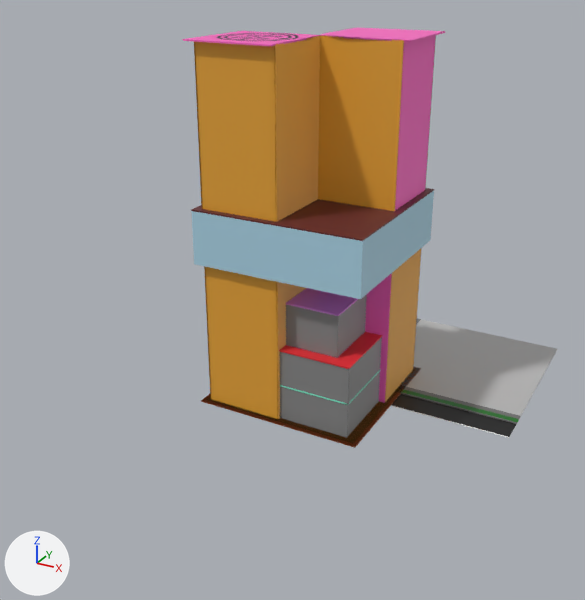
Renders of the glTF model glbxcity/StreetBlock.v1.gltf from each side of a commit.
Both versions are drawn from a 50 mm lens placed at (253.0, -498.0, 318.0), pointed at (-5.0, -27.0, 82.0). Every picture has the same lights, and +X, +Y and +Z are marked at lower left. Where no turn or scale is listed for an object, it has been applied to the vertices. Vertices at the same position are counted once.

The first picture shows 'Cube.003', 'Cube.005', 'Cube.006', 'Cube.009', 'Street.Center.001', 'floor.003', 'floor.004', 'floor.005', 'wall.x.p.006', 'wall.x.p.007', 'wall.x.p.008', 'wall.y.n.001', 'wall.y.n.006', 'wall.y.n.007', 'wall.y.n.008'.
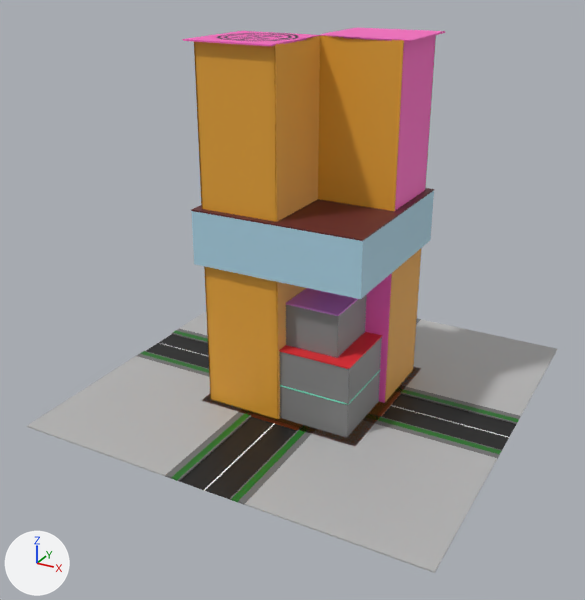
The change, as a list of edits to the scene's bpy script:
```text
Change me_cube_004:
    where me_cube_004.from_pydata(...)  # 510 vertices, 1016 faces; spans x -64.0..64.0, y -2.5..2.5, z -0.5..0.5
    me_cube_004 part 1: the loose piece of 510 vertices spanning x -64.0..64.0, y -2.5..2.5, z -0.5..0.5 is copied, and the copy is mirrored in x about its middle, then moved by (-179.0, 0.0, 0.0); it spans x -243.0..-115.0, y -2.5..2.5, z -0.5..0.5
    me_cube_004 part 2: the loose piece of 510 vertices spanning x -64.0..64.0, y -2.5..2.5, z -0.5..0.5 is copied, and the copy is mirrored in y about its middle, then moved by (0.0, -46.0, 0.0); it spans x -64.0..64.0, y -48.5..-43.5, z -0.5..0.5
    me_cube_004 part 3: the loose piece of 510 vertices spanning x -64.0..64.0, y -2.5..2.5, z -0.5..0.5 is copied, and the copy is turned -180 degrees about the z axis through its middle, then moved by (-179.0, -46.0, 0.0); it spans x -243.0..-115.0, y -48.5..-43.5, z -0.5..0.5
Change me_cube_005:
    where me_cube_005.from_pydata(...)  # 510 vertices, 1016 faces; spans x -2.5..2.5, y -64.0..64.0, z -0.5..0.5
    me_cube_005 part 4: the loose piece of 510 vertices spanning x -2.5..2.5, y -64.0..64.0, z -0.5..0.5 is copied, and the copy is mirrored in y about its middle, then moved by (0.0, -179.0, 0.0); it spans x -2.5..2.5, y -243.0..-115.0, z -0.5..0.5
    me_cube_005 part 5: the loose piece of 510 vertices spanning x -2.5..2.5, y -64.0..64.0, z -0.5..0.5 is copied, and the copy is turned 180 degrees about the z axis through its middle, then moved by (46.0, -179.0, 0.0); it spans x 43.5..48.5, y -243.0..-115.0, z -0.5..0.5
Change me_cube_006:
    where me_cube_006.from_pydata(...)  # 8 vertices, 12 faces; spans x -64.0..64.0, y -2.5..2.5, z -0.5..0.5
    me_cube_006 part 6: a new loose piece, a box spanning x -243.0..-115.0, y -2.5..2.5, z -0.5..0.5, in mat_sidewalk (dark grey #6e6e6e)
    me_cube_006 part 7: a new loose piece, a box spanning x -64.0..64.0, y -58.5..-53.5, z -0.5..0.5, in mat_sidewalk (dark grey #6e6e6e)
    me_cube_006 part 8: a new loose piece, a box spanning x -243.0..-115.0, y -58.5..-53.5, z -0.5..0.5, in mat_sidewalk (dark grey #6e6e6e)
Change me_cube_007:
    where me_cube_007.from_pydata(...)  # 8 vertices, 12 faces; spans x -2.5..2.5, y -61.5..61.5, z -0.5..0.5
    me_cube_007 part 9: a new loose piece, a box spanning x -2.5..2.5, y -245.5..-122.5, z -0.5..0.5, in mat_sidewalk (dark grey #6e6e6e)
    me_cube_007 part 10: a new loose piece, a box spanning x -58.5..-53.5, y -245.5..-122.5, z -0.5..0.5, in mat_sidewalk (dark grey #6e6e6e)
Change me_cube_011:
    where me_cube_011.from_pydata(...)  # 8 vertices, 12 faces; spans x -61.5..61.5, y -61.5..61.5, z -0.5..0.5
    me_cube_011 part 11: a new loose piece, a box spanning x -61.5..61.5, y -245.5..-122.5, z -0.5..0.5, in mat_land_desert (grey #b8b8b8)
    me_cube_011 part 12: a new loose piece, a box spanning x -245.5..-122.5, y -245.5..-122.5, z -0.5..0.5, in mat_land_desert (grey #b8b8b8)
Change me_plane_009:
    where me_plane_009.from_pydata(...)  # 4 vertices, 2 faces; spans x -9.5..9.5, y -64.0..64.0, z 0.0
    verts and faces of me_plane_009; kept vertices keep their numbers, new ones are numbered from 4
    me_plane_009 part 13: the loose piece of 4 vertices spanning x -9.5..9.5, y -64.0..64.0, z 0.0 is copied, and the copy is moved by (-20.0, -179.0, 0.0); it spans x -29.5..-10.5, y -243.0..-115.0, z 0.0
    me_plane_009 part 14
    add verts[4] = (-29.5, -64.0, 0.0)
    add verts[5] = (-29.5, 64.0, 0.0)
    add verts[6] = (-9.5, -115.0, 0.0)
    add verts[7] = (-9.5, -243.0, 0.0)  # pixel (204, 490)
    add for new, old in zip([*range(8, 12)], [*range(4, 8)]): verts[new] = verts[old] + (19.0, 0.0, 0.0)
    add faces += [(5, 8, 9), (4, 8, 5), (6, 7, 11), (6, 11, 10)]
Change me_plane_007:
    where me_plane_007.from_pydata(...)  # 4 vertices, 2 faces; spans x -64.0..64.0, y -9.5..9.5, z 0.0
    verts and faces of me_plane_007; kept vertices keep their numbers, new ones are numbered from 4
    me_plane_007 part 15: the loose piece of 4 vertices spanning x -64.0..64.0, y -9.5..9.5, z 0.0 is copied, and the copy is moved by (-179.0, -20.0, 0.0); it spans x -243.0..-115.0, y -29.5..-10.5, z 0.0
    me_plane_007 part 16
    add verts[4] = (-243.0, -9.5, 0.0)  # pixel (158, 342)
    add verts[5] = (-243.0, 9.5, 0.0)  # pixel (171, 334)
    add verts[6] = (-64.0, -10.5, 0.0)
    add verts[7] = (-64.0, -29.5, 0.0)
    add for new, old in zip([*range(8, 12)], [*range(4, 8)]): verts[new] = verts[old] + (128.0, 0.0, 0.0)
    add faces += [(5, 8, 9), (4, 8, 5), (6, 7, 11), (6, 11, 10)]
```

Pixel boxes (x1, y1, x2, y2) of what changed, in the pictures (585 x 600 px):
'Cube.009', reshaped
    before: (401, 319, 557, 416)
    after: (27, 312, 557, 573)
'Street.Center.001', reshaped
    before: (392, 394, 516, 437)
    after: (146, 334, 516, 450)
'Plane.002', reshaped (not visible before)
    after: (179, 417, 297, 500)
'Cube.005', reshaped
    before: (398, 385, 521, 419)
    after: (137, 328, 521, 459)
'Cube.003', reshaped
    before: (397, 388, 519, 422)
    after: (140, 331, 519, 455)
'Cube.004', reshaped (not visible before)
    after: (171, 412, 310, 502)
'Cube.006', reshaped
    before: (416, 319, 421, 324)
    after: (165, 319, 421, 505)
part 1 of me_cube_004, added
    after: (173, 331, 208, 342)
part 2 of me_cube_004, added
    after: (367, 414, 501, 455)
part 3 of me_cube_004, added
    after: (140, 351, 209, 373)
part 4 of me_cube_005, added
    after: (171, 412, 250, 481)
part 5 of me_cube_005, added
    after: (231, 425, 310, 502)
part 6 of me_cube_006, added
    after: (176, 328, 208, 339)
part 7 of me_cube_006, added
    after: (364, 417, 499, 459)
part 8 of me_cube_006, added
    after: (137, 354, 209, 377)
part 9 of me_cube_007, added
    after: (238, 427, 316, 505)
part 10 of me_cube_007, added
    after: (165, 411, 246, 478)
part 11 of me_cube_011, added
    after: (245, 420, 497, 573)
part 12 of me_cube_011, added
    after: (27, 356, 242, 476)
part 13 of me_plane_009, added
    after: (179, 417, 274, 490)
part 14 of me_plane_009, added
    after: (205, 424, 297, 500)
part 15 of me_plane_007, added
    after: (146, 343, 209, 369)
part 16 of me_plane_007, added
    after: (159, 334, 509, 450)
